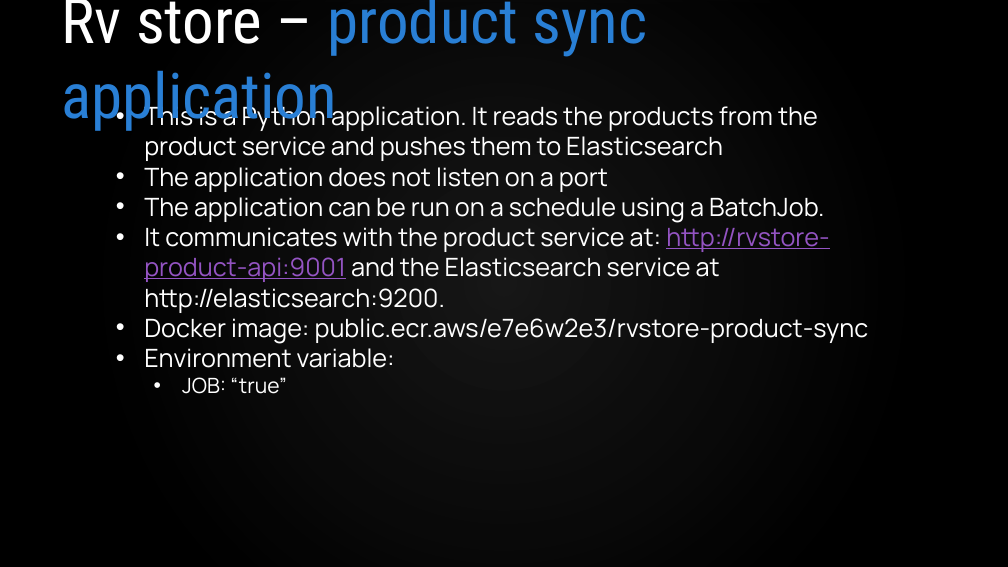
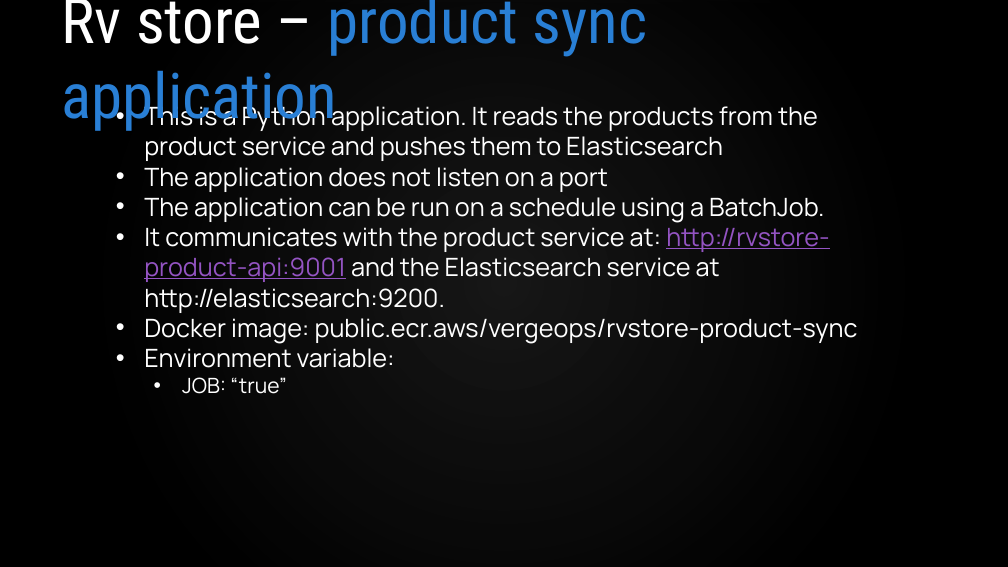
Before and after one commit to VergeOps/k8s-rvstore, a slide deck: slide 17 of rvstore_hackathon/Kubernetes-RV Store Hackathon.pptx. Drawn at 1008x567 pixels with LibreOffice and Linux fonts; fonts in the diff are those of the drawing; background and template pictures are left out. Boxes give left, top, right and bottom in pixels: in the first picture for what was removed or moved away, otherwise in the second. Text is boxed around its words. In the diff, an @@ line names an element or a change of style, - is before the commit and + after.

Commit message:
Fixed image names

```diff
--- a/rvstore_hackathon/Kubernetes-RV Store Hackathon.pptx
+++ b/rvstore_hackathon/Kubernetes-RV Store Hackathon.pptx
@@ text at [144, 318, 858, 343]: text changed @@
-• Docker image: public.ecr.aws/e7e6w2e3/rvstore-product-sync
+• Docker image: public.ecr.aws/vergeops/rvstore-product-sync
```
Also in this commit, not shown: 7 other slides changed.
